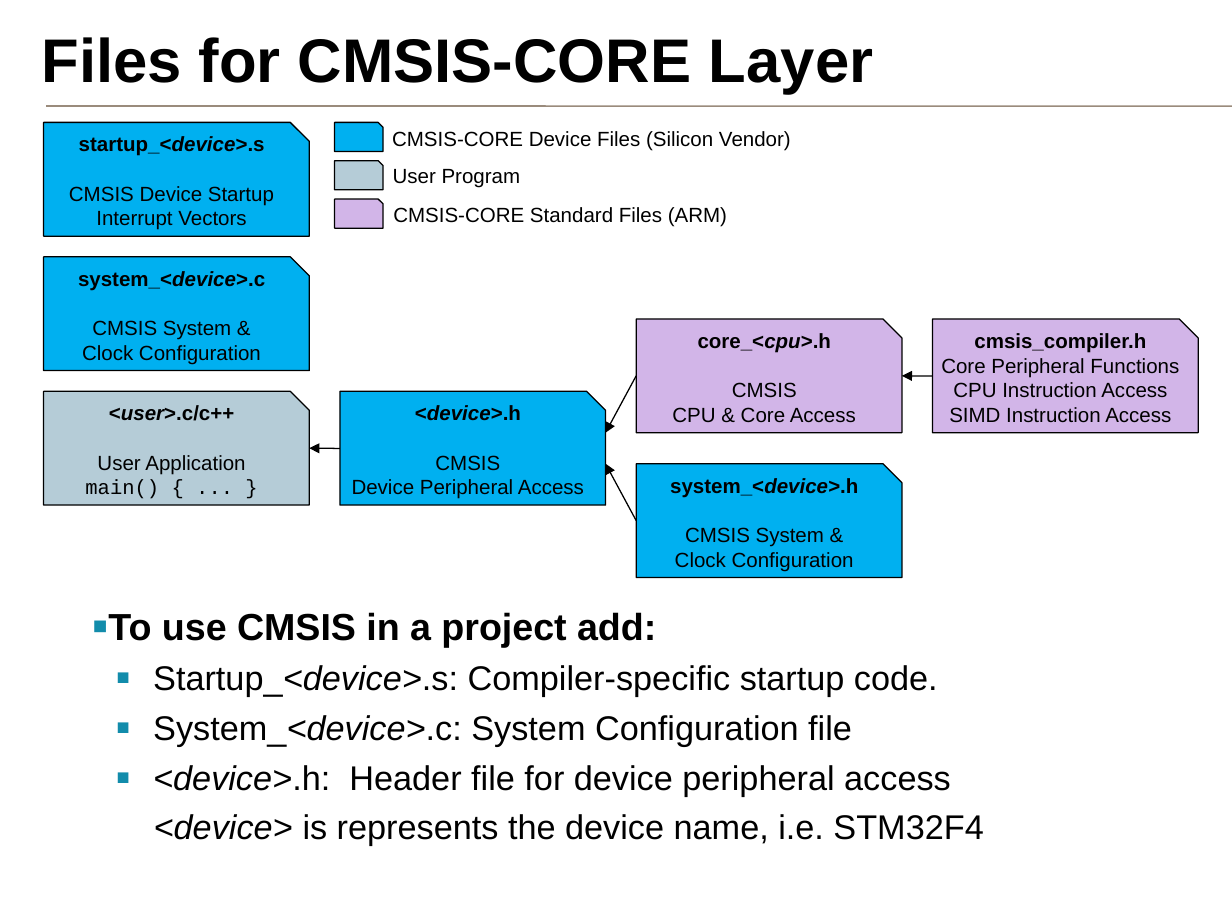
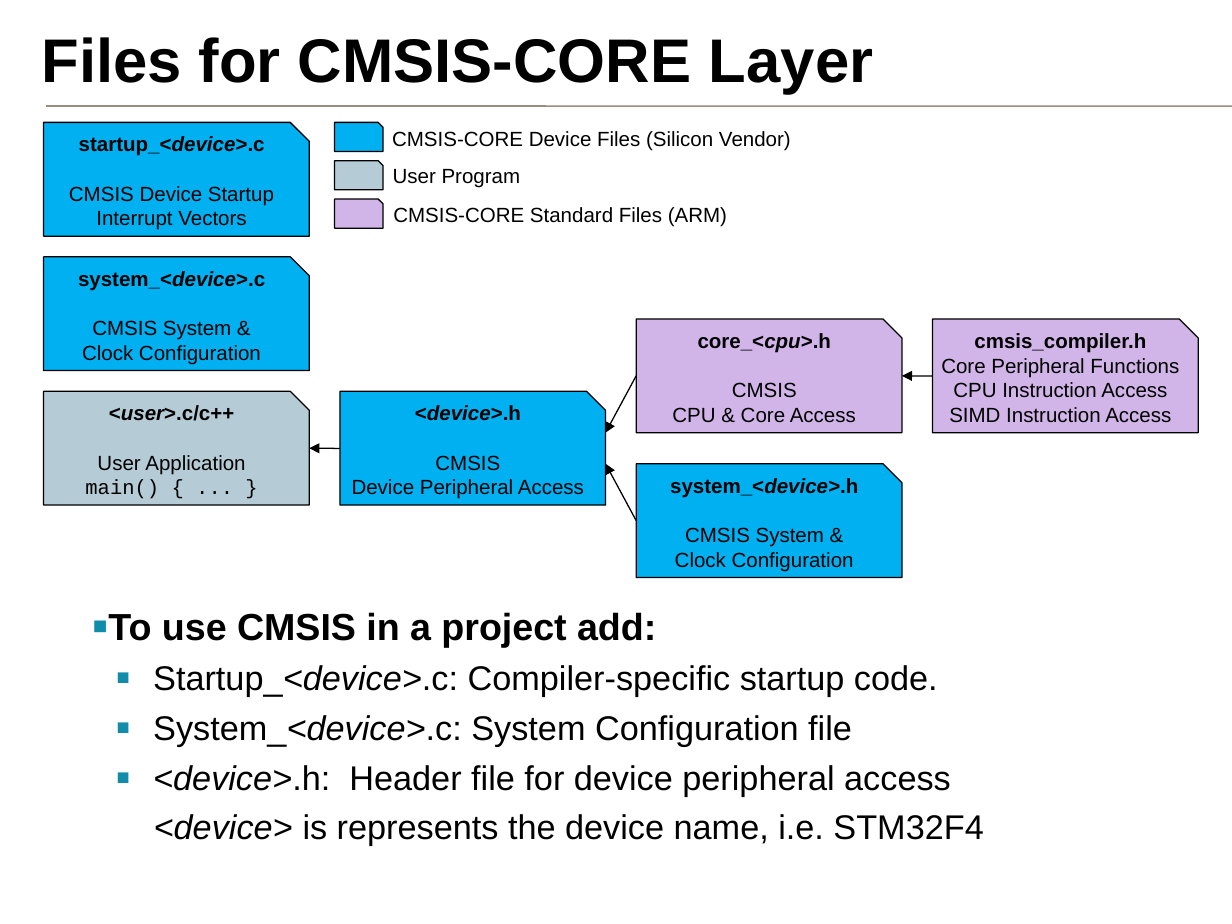
Before and after one commit to JonatanAntoni/CMSIS_6, a slide deck: slide 8 of doxygen/core_m/src/images/CMSIS_V3_V5.pptx. Drawn at 1232x924 pixels with LibreOffice and Linux fonts; fonts in the diff are those of the drawing; background and template pictures are left out. Boxes give left, top, right and bottom in pixels: in the first picture for what was removed or moved away, otherwise in the second. Text is boxed around its words. In the diff, an @@ line names an element or a change of style, - is before the commit and + after.

Commit message:
CMSIS Documentation: Updated CMSIS-Core(M) documentation and device template files.

```diff
--- a/doxygen/core_m/src/images/CMSIS_V3_V5.pptx
+++ b/doxygen/core_m/src/images/CMSIS_V3_V5.pptx
@@ text in snip rect at box(69, 136, 274, 230): text changed @@
-startup_<device>.s
-CMSIS Device Startup
-Interrupt Vectors
+startup_<device>.c
+CMSIS Device Startup
+Interrupt Vectors
@@ text at box(153, 665, 938, 697): text changed @@
-  ▪ Startup_<device>.s: Compiler-specific startup code.
+  ▪ Startup_<device>.c: Compiler-specific startup code.
```
Also in this commit, not shown: 1 other slide changed, 19 other files.
